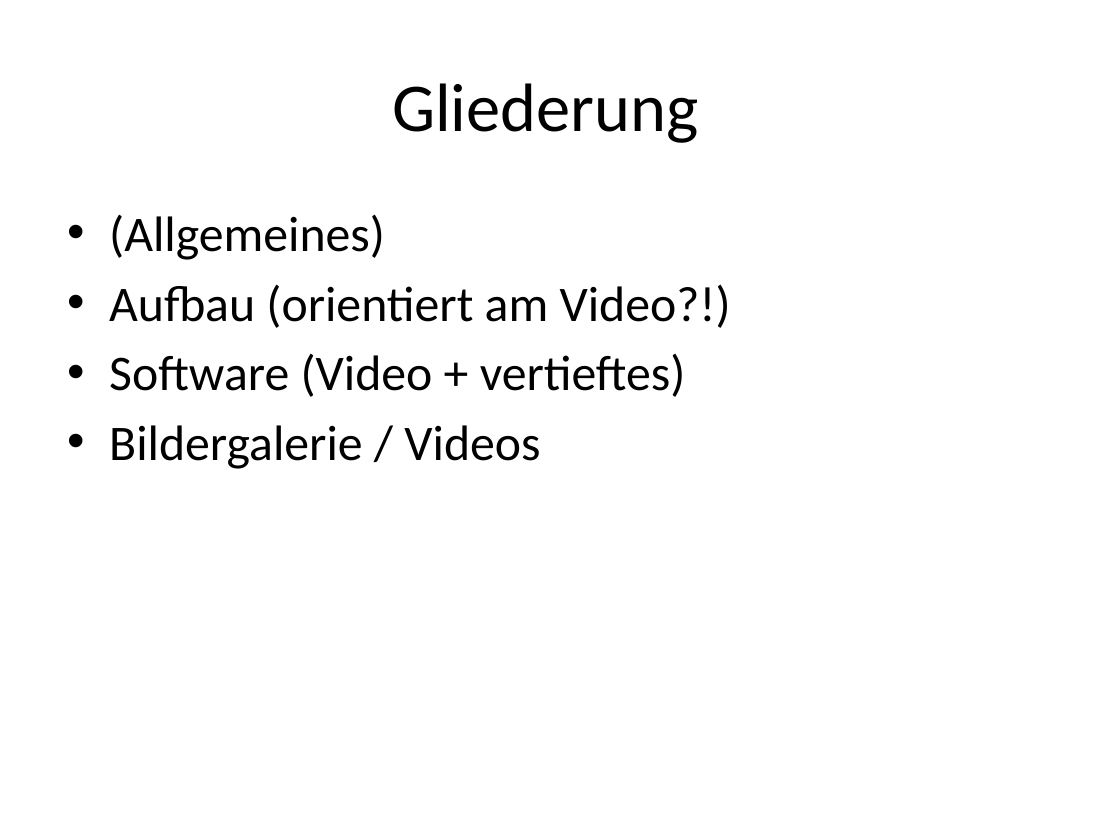
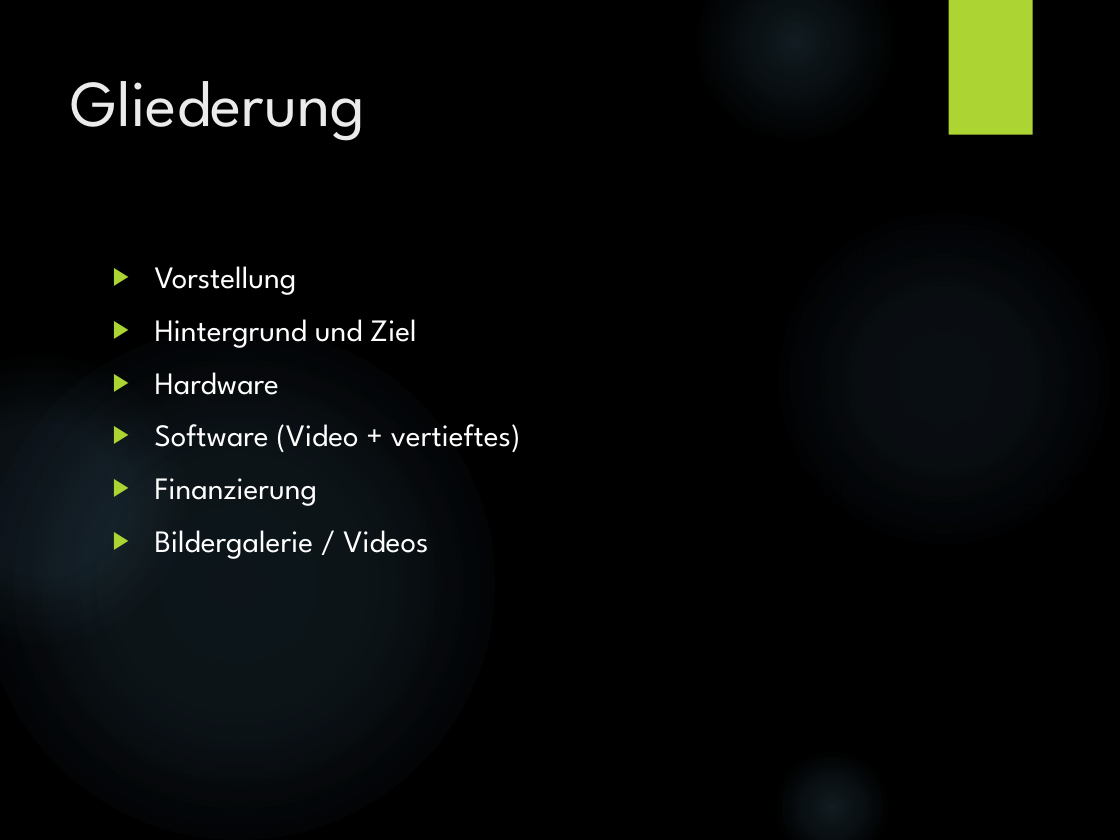
Before and after one commit to KoehlerT/Drohne, a slide deck: slide 2 of Dokumentation/Externe Projekte/Präsentation/Bienendrohne.pptx. Drawn at 1120x840 pixels with LibreOffice and Linux fonts; fonts in the diff are those of the drawing; background and template pictures are left out. Boxes give left, top, right and bottom in pixels: in the first picture for what was removed or moved away, otherwise in the second. Text is boxed around its words. In the diff, an @@ line names an element or a change of style, - is before the commit and + after.

Commit message:
Präsentation

```diff
--- a/Dokumentation/Externe Projekte/Präsentation/Bienendrohne.pptx
+++ b/Dokumentation/Externe Projekte/Präsentation/Bienendrohne.pptx
@@ background #FFFFFF to picture (left out) @@
@@ ellipse added at (697,0,893,140), fill gradient #7AC4F0 @@
@@ rectangle added at (949,0,1033,134), fill #ACD433 @@
@@ title "Gliederung": place and size @@
-title "Gliederung" at (392,83,698,143)
+title "Gliederung" at (71,81,366,141)
@@ title "Gliederung" at (71,81,366,141): size 44 to 42 pt, font Calibri to League Spartan, text colour #000000 to #EBEBEB; alignment centre to left; vertical alignment middle to top @@
@@ ellipse added at (772,205,1117,550), fill gradient #7AC4F0 @@
@@ text "Vorstellung": place and size @@
-text "Vorstellung" at (109,214,731,469)
+text "Vorstellung" at (155,266,521,559)
@@ text at (155,266,417,395): text changed; size 32 to 20 pt; font Calibri to League Spartan; text colour #000000 to #FFFFFF @@
-• (Allgemeines)
-• Aufbau (orientiert am Video?!)
+▶ Vorstellung
+▶ Hintergrund und Ziel
+▶ Hardware
@@ ellipse added at (0,327,494,840), fill gradient #7AC4F0 @@
@@ ellipse added at (0,355,186,644), fill gradient #7AC4F0 @@
@@ text at (155,424,521,559): size 32 to 20 pt, font Calibri to League Spartan, text colour #000000 to #FFFFFF in "Software (Video + vertieftes)", "Bildergalerie / Videos"; bullet • to ▶; more space between paragraphs @@
@@ text at (155,478,318,506): paragraph added @@
+▶ Finanzierung
@@ ellipse added at (772,747,893,840), fill gradient #7AC4F0 @@
```
Also in this commit, not shown: 1 other slide changed, 7 slides added, 5 slides removed.
